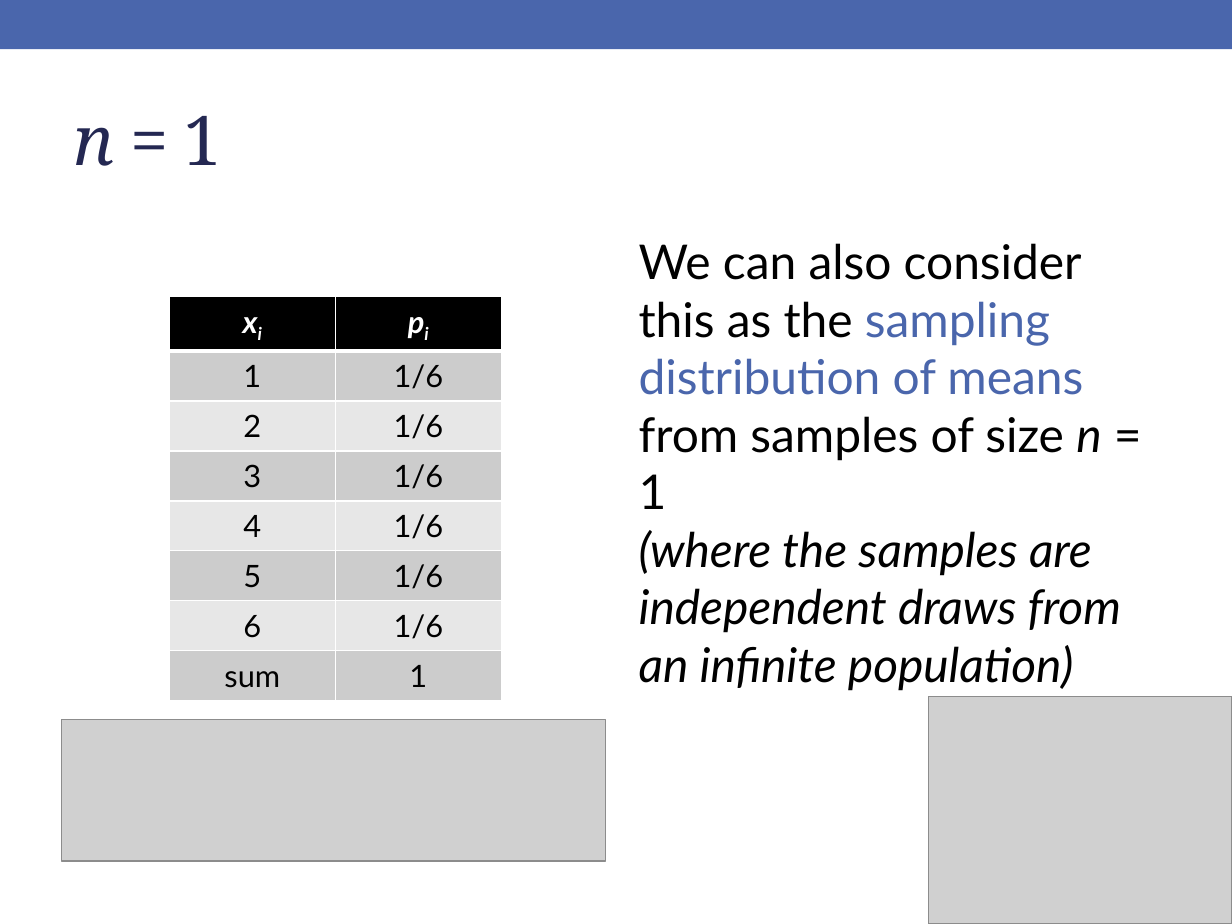
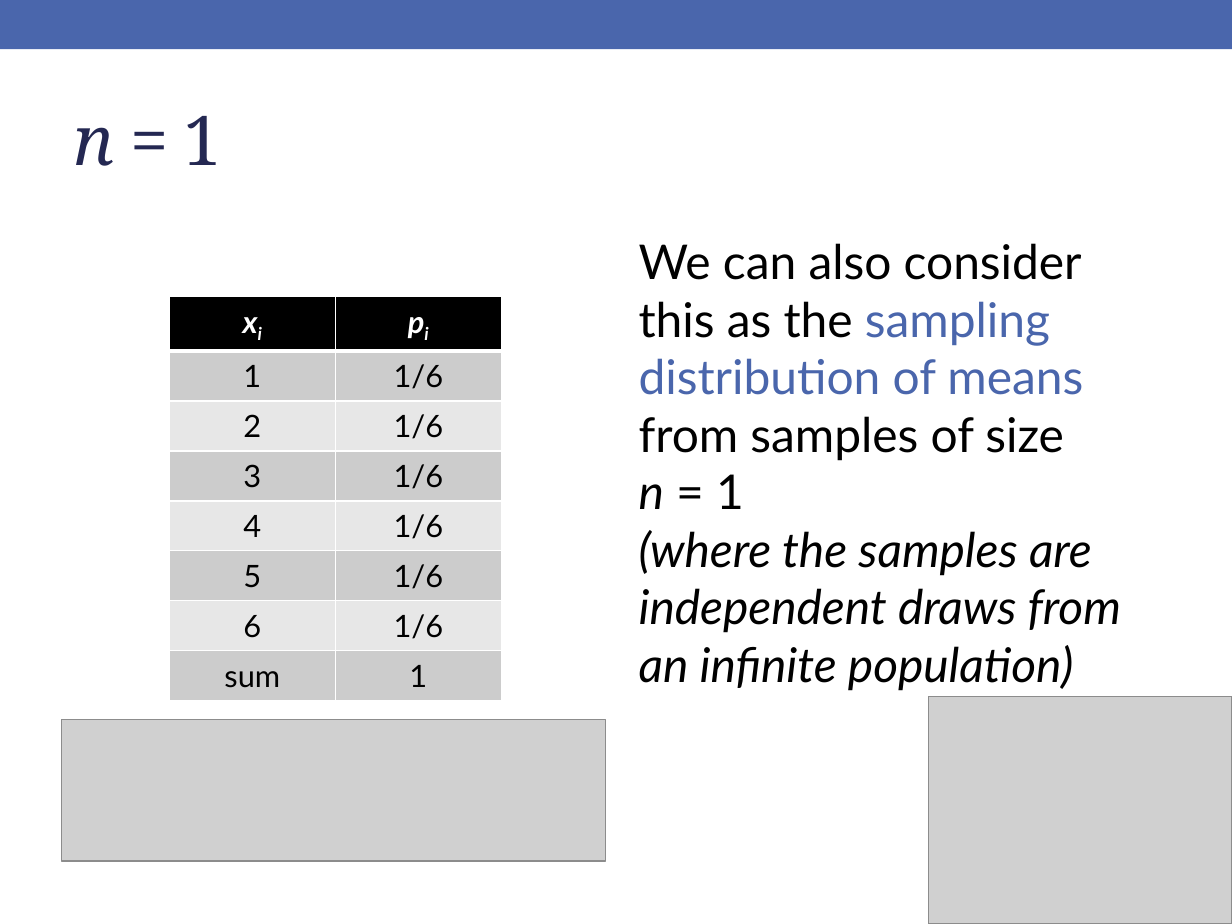
Before and after one commit to rebeccal/ohsu-math630, a slide deck: slide 39 of slides/cm041.pptx. Drawn at 1232x924 pixels with LibreOffice and Linux fonts; fonts in the diff are those of the drawing; grey boxes stand for pictures. Boxes give left, top, right and bottom in pixels: in the first picture for what was removed or moved away, otherwise in the second. Text is boxed around its words. In the diff, an @@ line names an element or a change of style, - is before the commit and + after.

```diff
--- a/slides/cm041.pptx
+++ b/slides/cm041.pptx
@@ text at bbox=[639, 243, 1083, 509]: text changed @@
-We can also consider this as the sampling distribution of means from samples of size n = 1
+We can also consider this as the sampling distribution of means from samples of size
+n = 1
```
Also in this commit, not shown: 14 other slides changed, 1 slide added, 1 other file.
